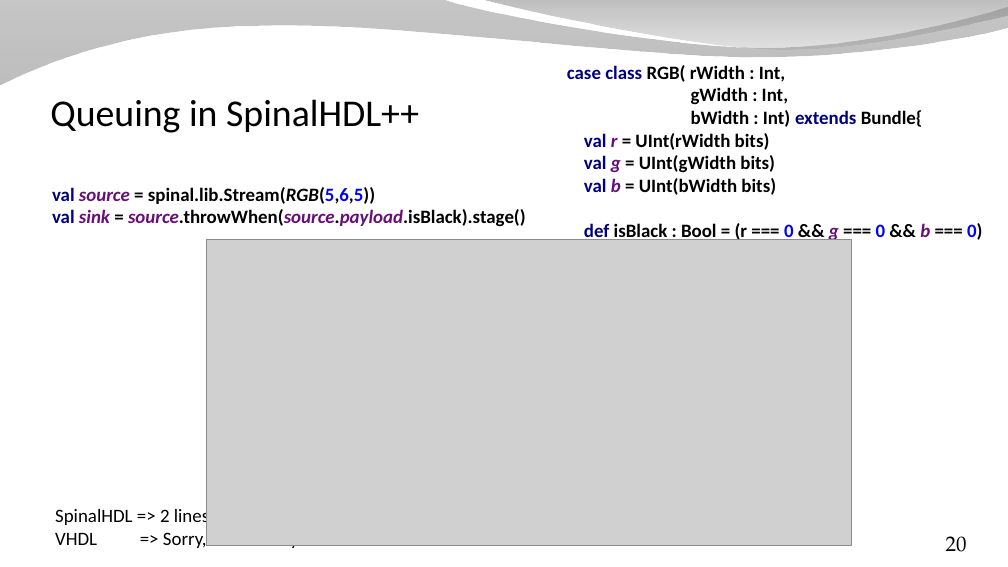
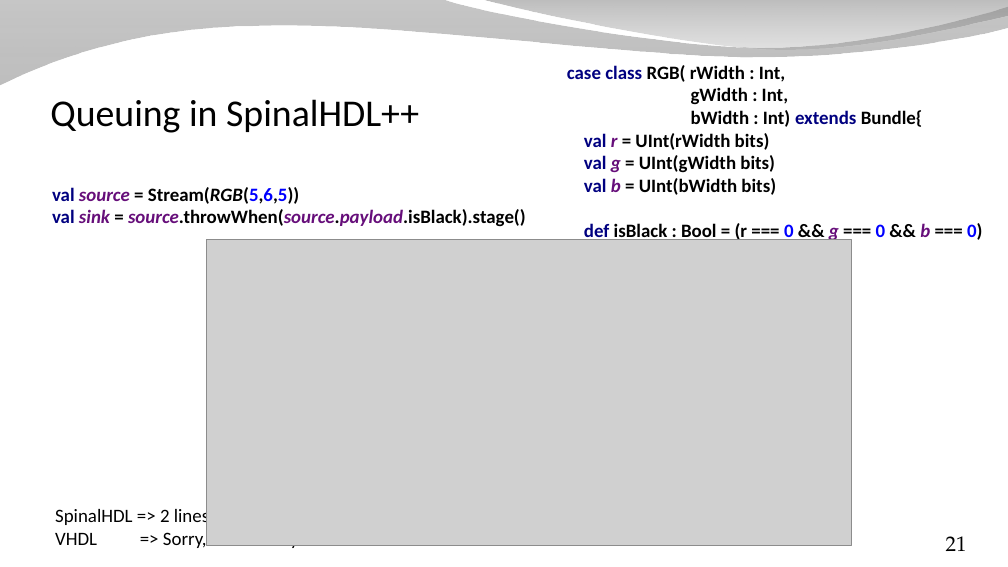
Before and after one commit to SpinalHDL/SpinalDoc, a slide deck: slide 21 of presentation/en/presentation_move_forward.odp (slide 20 before the commit). Drawn at 1008x567 pixels with LibreOffice and Linux fonts; fonts in the diff are those of the drawing; grey boxes stand for pictures; background and template pictures are left out. Boxes give left, top, right and bottom in pixels: in the first picture for what was removed or moved away, otherwise in the second. Text is boxed around its words. In the diff, an @@ line names an element or a change of style, - is before the commit and + after.

```diff
--- a/presentation/en/presentation_move_forward.odp
+++ b/presentation/en/presentation_move_forward.odp
@@ text at box(52, 187, 526, 227): text changed @@
-val source = spinal.lib.Stream(RGB(5,6,5))
-val sink = source.throwWhen(source.payload.isBlack).stage()
+val source = Stream(RGB(5,6,5))
+val sink = source.throwWhen(source.payload.isBlack).stage()
@@ page number at box(946, 536, 967, 551): text changed @@
-20
+21
```
Also in this commit, not shown: 9 other slides changed, 2 slides added, 55 slides removed, 9 other files.
